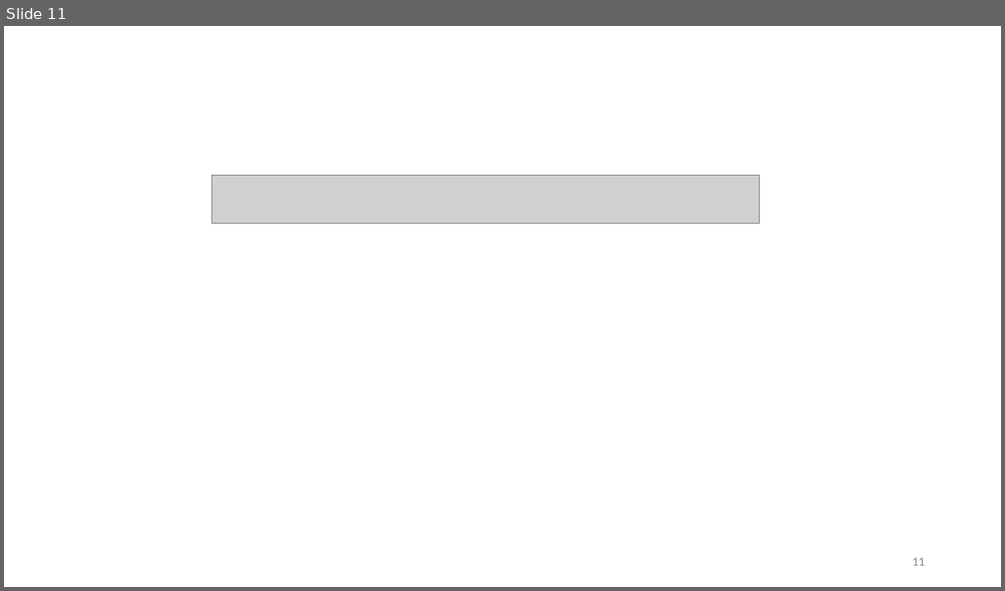
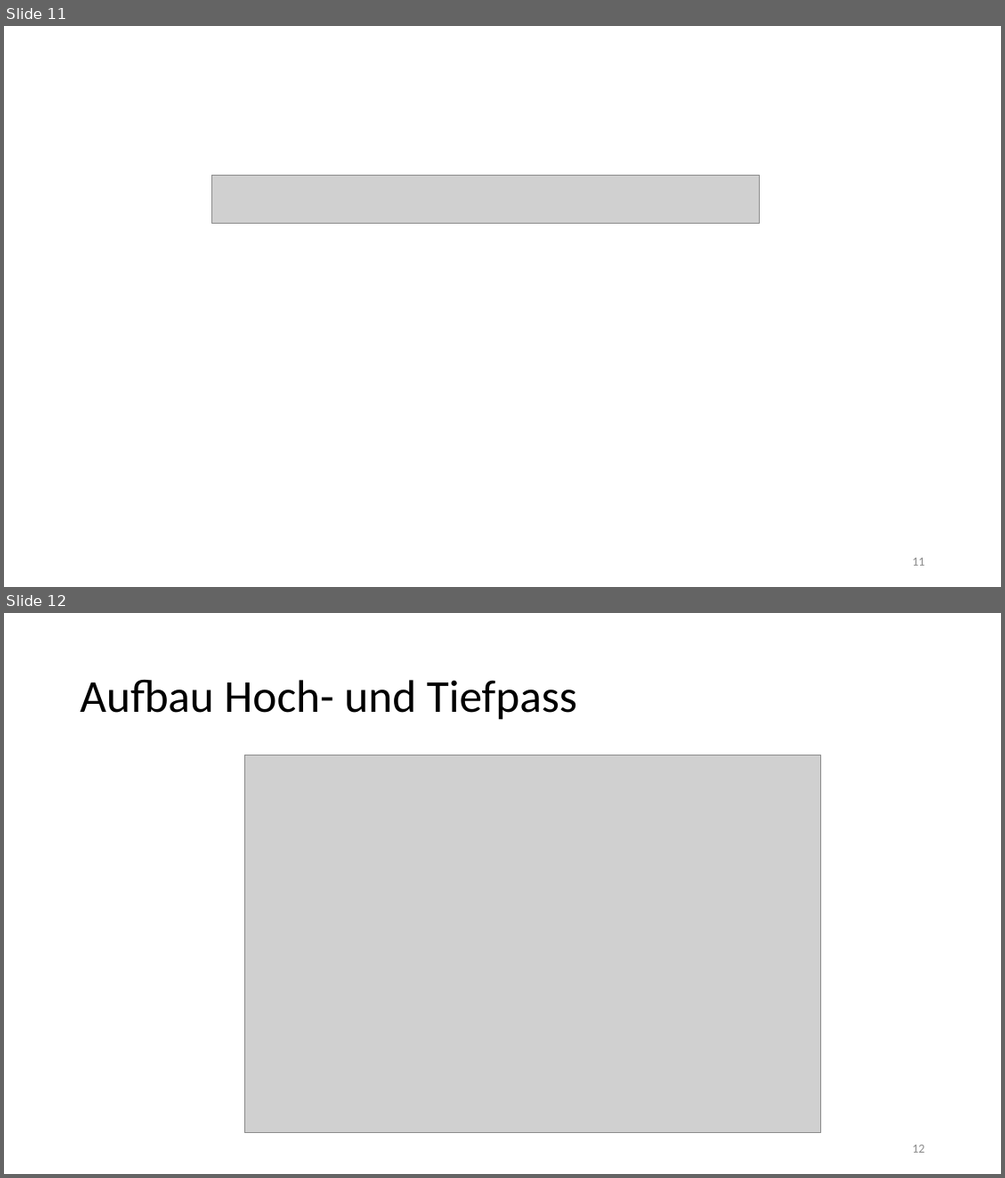
Before and after one commit to thewhitecat/grundpraktikum1, a slide deck: grundpraktikum2/E-Lehre/E-Lehre.pptx. Shown one above the other, each under a label of ours: slide 11 before the commit, slides 11 and 12 after it. The pictures are 1005x591 and 1005x1178 pixels, drawn with LibreOffice and Linux fonts; fonts in the diff are those of the drawing; grey boxes stand for pictures. Boxes give left, top, right and bottom in pixels: in the first picture for what was removed or moved away, otherwise in the second. Text is boxed around its words. In the diff, an @@ line names an element or a change of style, - is before the commit and + after.

```diff
--- a/grundpraktikum2/E-Lehre/E-Lehre.pptx
+++ b/grundpraktikum2/E-Lehre/E-Lehre.pptx
@@ slide 12 added at (4,613,1001,1174), background #FFFFFF @@
@@ title added at (80,680,577,720), 44 pt, text #000000 @@
+Aufbau Hoch- und Tiefpass
@@ picture added at (244,755,820,1133) @@
@@ page number added at (912,1144,924,1152), 12 pt, text #8C8C8C @@
+12
```
Also in this commit, not shown: 2 other slides added.
